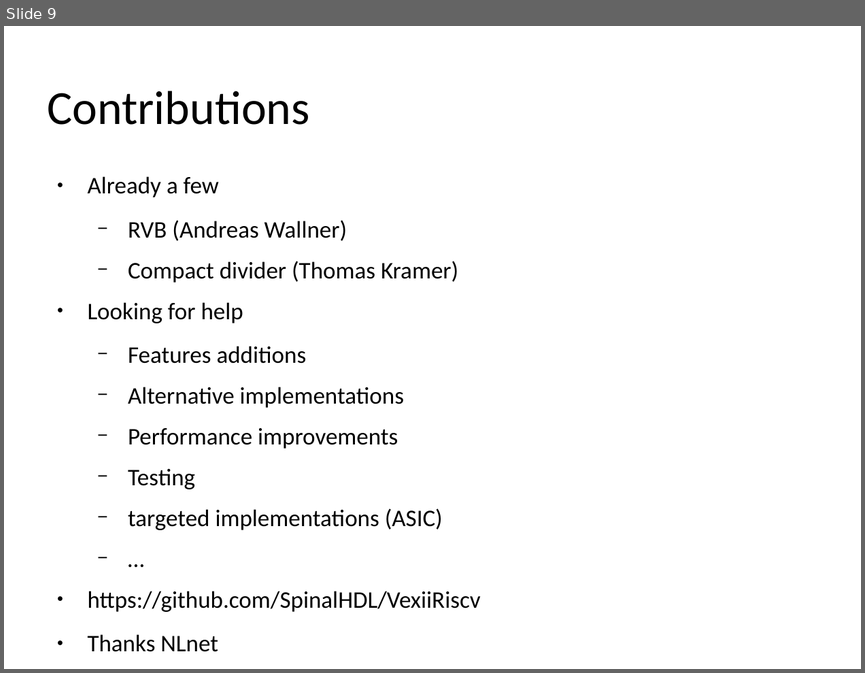
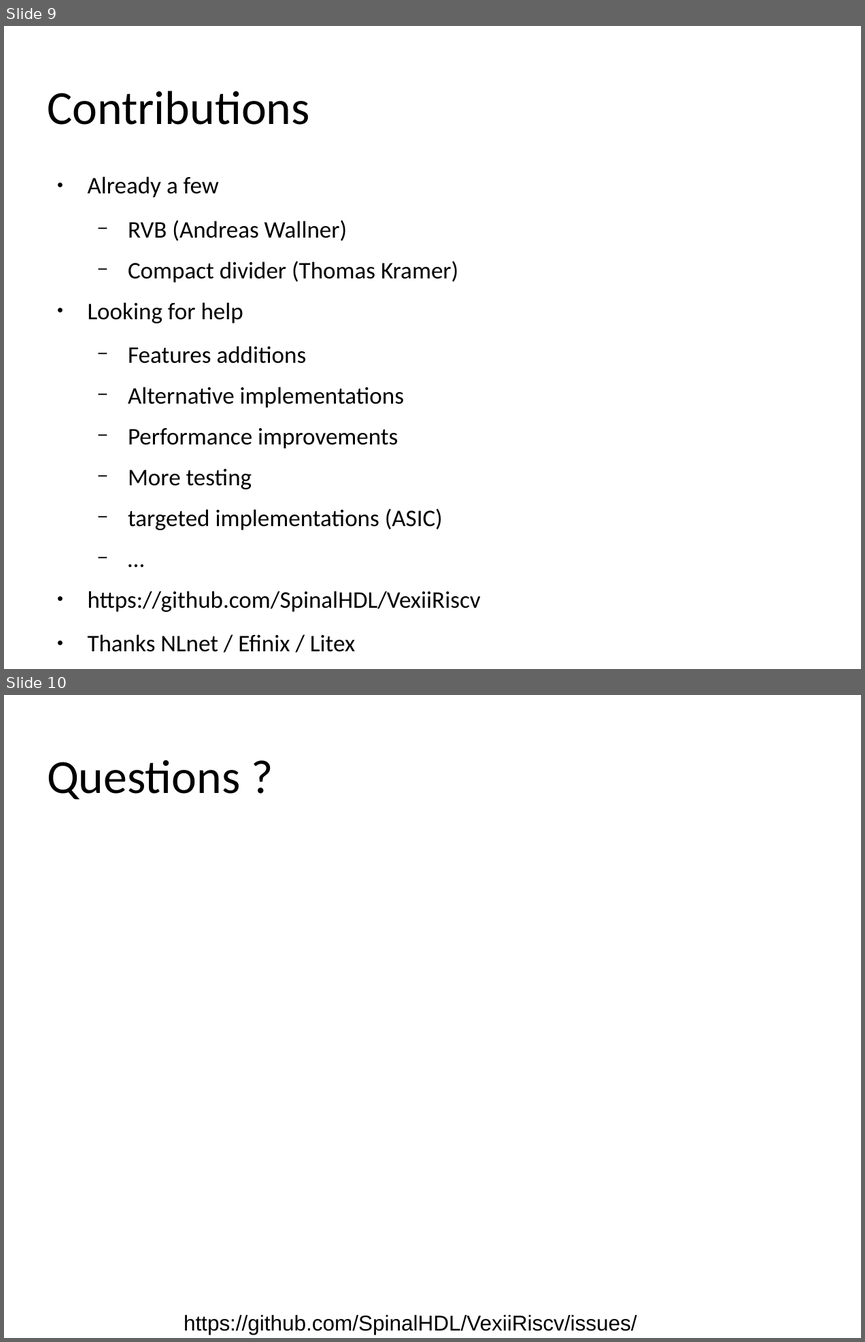
Before and after one commit to SpinalHDL/SpinalDoc, a slide deck: presentation/en/riscv_sc_2024/riscv_sc_2024.odp. Shown one above the other, each under a label of ours: slide 9 before the commit, slides 9 and 10 after it. The pictures are 865x673 and 865x1342 pixels, drawn with LibreOffice and Linux fonts; fonts in the diff are those of the drawing. Boxes give left, top, right and bottom in pixels: in the first picture for what was removed or moved away, otherwise in the second. Text is boxed around its words. In the diff, an @@ line names an element or a change of style, - is before the commit and + after.

```diff
--- a/presentation/en/riscv_sc_2024/riscv_sc_2024.odp
+++ b/presentation/en/riscv_sc_2024/riscv_sc_2024.odp
@@ slide 10 added at box(4, 695, 861, 1338), background #FFFFFF @@
@@ title added at box(47, 760, 241, 800), 39.9 pt, text #000000 @@
+Questions ?
@@ text added at box(184, 1314, 637, 1334), 18 pt, text #000000 @@
+https://github.com/SpinalHDL/VexiiRiscv/issues/24
@@ slide 9 changed as well @@
@@ text at box(128, 469, 252, 489): text changed @@
-  − Testing
+  − More testing
@@ text at box(88, 634, 355, 652): text changed @@
-● Thanks NLnet
+● Thanks NLnet / Efinix / Litex
```
Also in this commit, not shown: 7 other slides changed, 3 other slides added, 1 slide removed.
